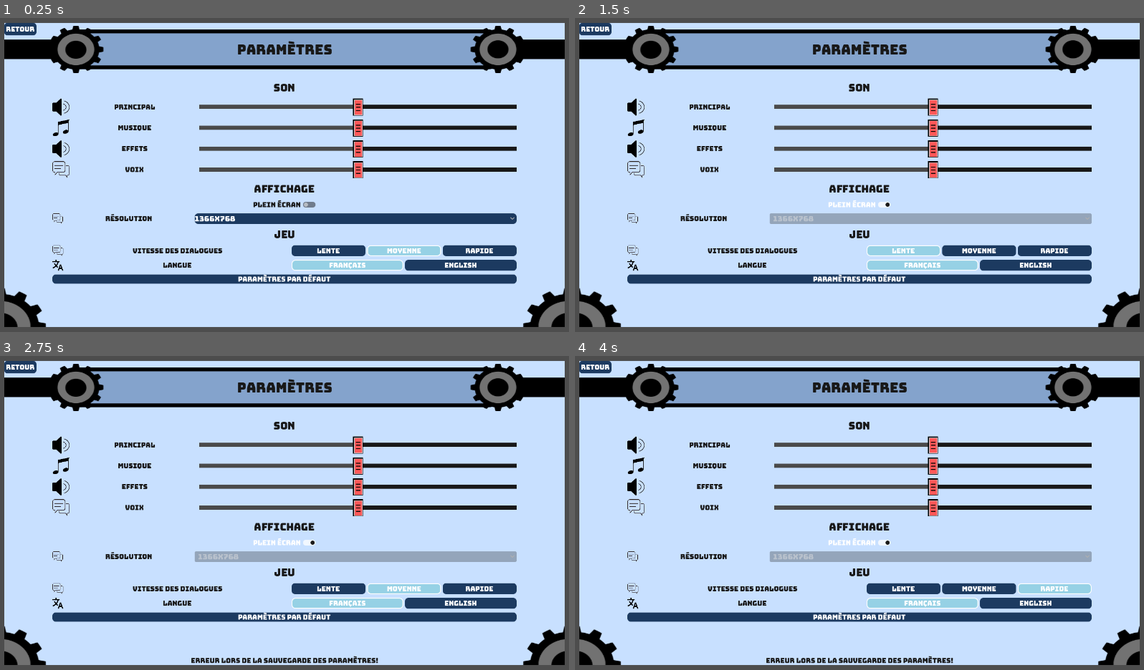
Above: before the commit, frames 1-4 (two rows, left to right).
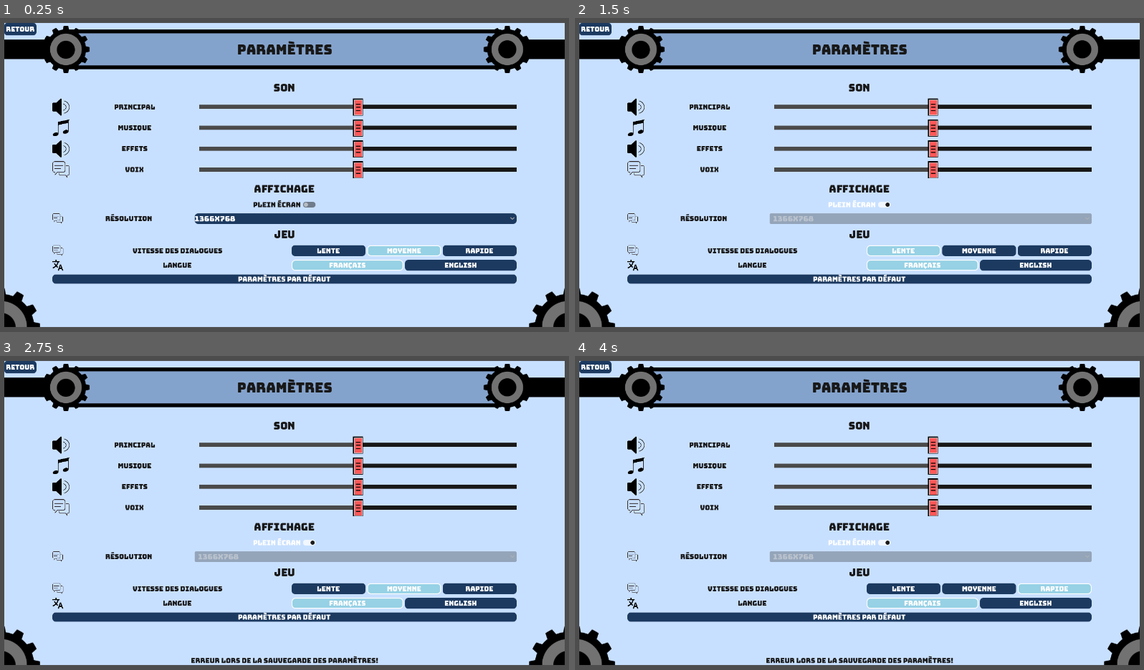
Above: after the commit, the same moments.

Repository: wathan0210-maker/T3---Jeu-s-rieux-sur-le-th-me-des-streamers-politiques
Game: Godot game, scene res://scenes/ui/screens/settings.tscn
Same seed, same stepped clock (60 frames per second), same inputs: the game is played once before the commit and once after it. This scene is started directly instead of the project's main scene.
Inputs:
- Up to frame 1 (0.25 s): no input
- Up to frame 2 (1.5 s): click "Plein écran" at 0.5 s; click "Lente" at 1.25 s
- Up to frame 3 (2.75 s): click "Moyenne" at 2 s
- Up to frame 4 (4 s): click "Rapide" at 2.75 s; click "Français" at 3.5 s

The runs differ from the first frame. In frame 1, 2.0% of the frame differs, in the area x 0-100%, y 2-99%; in frame 2, 2.0%; in frame 3, 2.0%; in frame 4, 2.0%.

Commit message:
fixed various UI issues, made settings UI more reliable when screen size changes.

Diff:
--- a/scenes/ui/screens/settings.tscn
+++ b/scenes/ui/screens/settings.tscn
@@ -91,7 +91,9 @@
 layout_mode = 2
 theme = SubResource("Theme_sdpoi")
 texture = ExtResource("3_x6k18")
+patch_margin_left = 313
 patch_margin_top = 512
+patch_margin_right = 379
 patch_margin_bottom = 103
 
 [node name="TitreLabel" type="Label" parent="MarginContainer/TextureRect" unique_id=2117705704]
